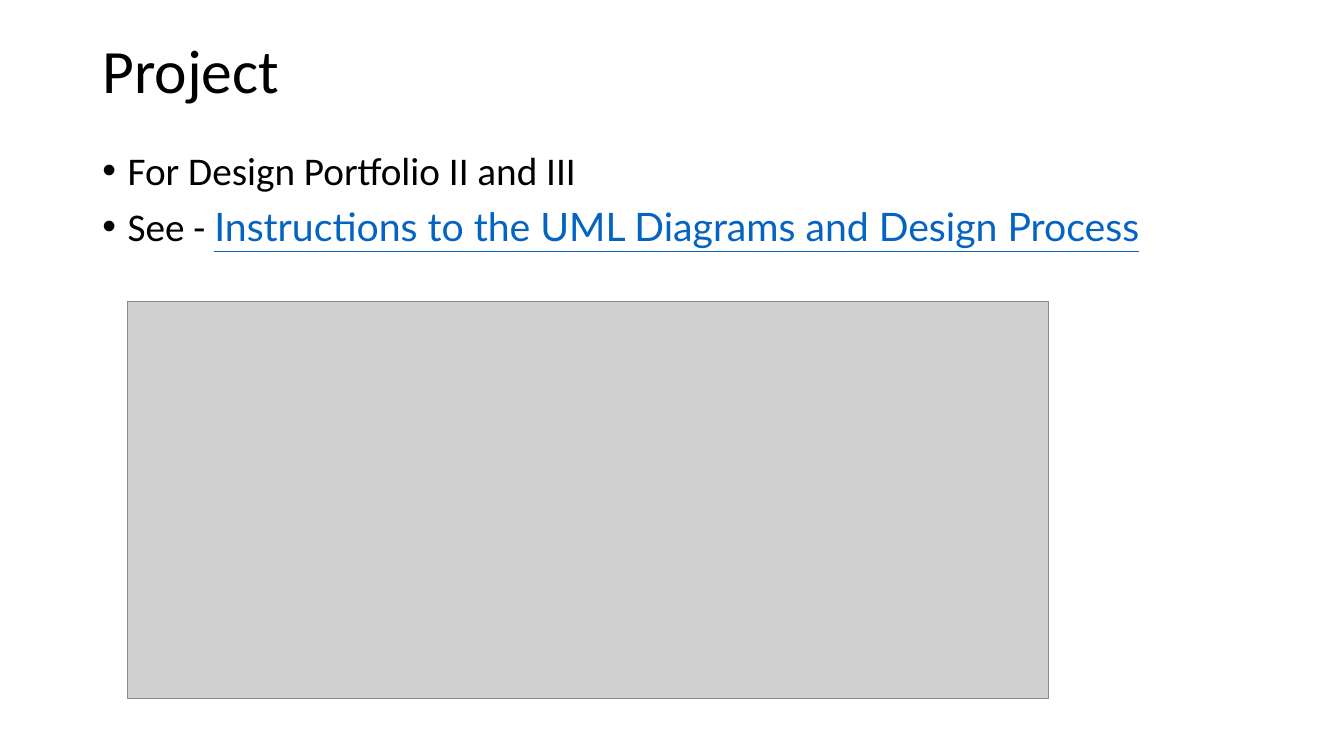
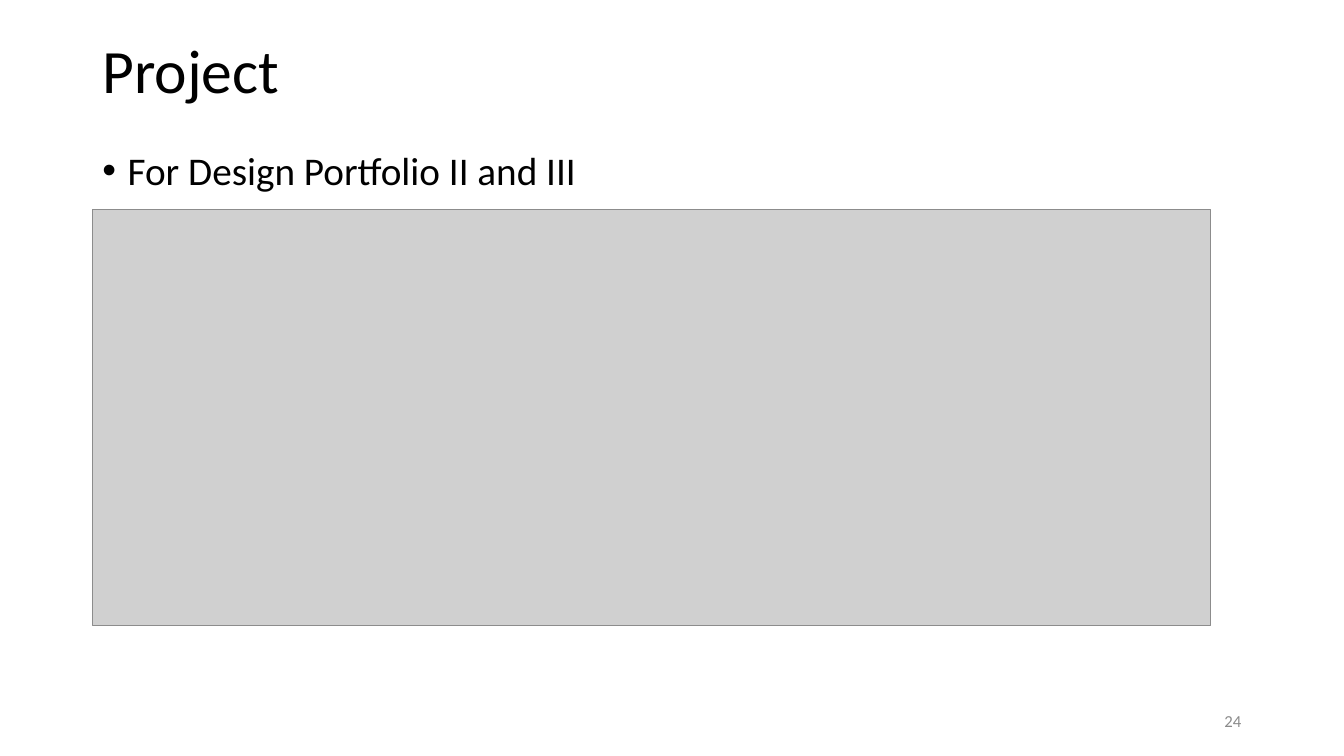
Before and after one commit to johnxu21/johnxu21.github.io, a slide deck: slide 24 of teaching/CS472/Timetable/OOD-V2.pptx (slide 29 before the commit). Drawn at 1344x756 pixels with LibreOffice and Linux fonts; fonts in the diff are those of the drawing; grey boxes stand for pictures. Boxes give left, top, right and bottom in pixels: in the first picture for what was removed or moved away, otherwise in the second. Text is boxed around its words. In the diff, an @@ line names an element or a change of style, - is before the commit and + after.

Commit message:
changes to the project

```diff
--- a/teaching/CS472/Timetable/OOD-V2.pptx
+++ b/teaching/CS472/Timetable/OOD-V2.pptx
@@ picture: place and size @@
-picture at bbox=[128, 301, 1050, 699]
+picture at bbox=[93, 210, 1212, 626]
@@ text at bbox=[128, 212, 1140, 248]: paragraph removed @@
-• See - Instructions to the UML Diagrams and Design Process
@@ page number added at bbox=[1224, 716, 1241, 727], 12 pt, text #8C8C8C @@
+24
```
Also in this commit, not shown: 5 other slides changed, 18 slides added, 23 slides removed, 3 other files.
